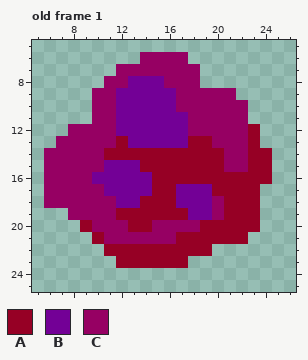
Two versions of one pixel-art file, Assets/Resources/Sprites/projectile_hellOrb.aseprite. That is the earlier state.
32x32 pixels, 1 frame. Shown: old frame 1: x 5..26, y 5..25. The commit also changed other frames, which this record leaves out.
Palette (. is transparent): A #960025  B #730096  C #960063
Pixels before, old frame 1, first column x 6:
 6 ........CCCC.......
 7 ......CCCCCCC......
 8 .....CCBBBCCC......
 9 ....CCBBBBBCCCCC...
10 ....CCBBBBBCCCCCC..
11 ....CCBBBBBBCCCCC..
12 ..CCCCBBBBBBCCCCCA.
13 .CCCCCABBBBBAACCCA.
14 CCCCCAAAAAAAAAACCAA
15 CCCCCBBBAAAAAAACCAA
16 CCCCBBBBBAAAAAAAAAA
17 CCCCCBBBBAABBBAAAA.
18 CCCCCCBBAAABBBCAAA.
19 ..CCCCAAAAAABBCAAA.
20 ...ACCCAACCCCAAAAA.
21 ....ACCCCCCAAAAAA..
22 .....AAAAAAAAA.....
23 ......AAAAAA.......
The result:
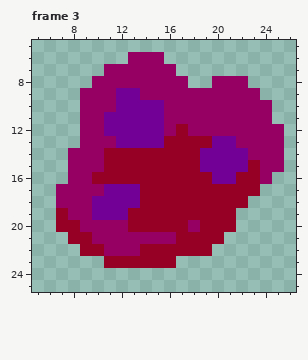
A new or re-ordered frame is compared with the old frame closest to it.
Changes in this commit:
frames 1 -> 3
Frame 3 is new; against old frame 1:
There is now colour A in row 19 at x 7; in row 20 at x 7 to 8; in row 21 at x 8 to 9; in row 22 at x 9 to 10; in row 23 at x 11.
The edit turns colour B into colour A in row 12 at x 17; in row 13 at x 16 to 17; in row 15 at x 11 to 13; in row 16 at x 10 to 14; in row 17 at x 14 and 17 to 19; in row 18 at x 17 to 19.
The edit turns colour B into colour A in row 19 at x 18 to 19.
The edit turns colour C into colour A in rows 18 to 19 at x 20; in row 20 at x 15 to 17.
The edit turns colour A into colour B in row 13 at x 12; in rows 14 to 15 at x 19 to 20; in row 16 at x 20 to 21; in row 19 at x 12.
The edit turns colour C into colour B in rows 11 to 12 at x 11; in row 13 at x 20 to 21; in rows 14 to 15 at x 21 to 22; in rows 18 to 19 at x 10 to 11.
There is now colour C in row 6 at x 13; in row 7 at x 11; in row 8 at x 10 and 20 to 22; in row 9 at x 9 and 22 to 23; in rows 10 to 11 at x 9 and 23 to 24; in rows 12 to 13 at x 24 to 25.
There is now colour C in rows 14 to 15 at x 25.
The edit turns colour A into colour C in rows 12 to 13 at x 23; in row 14 at x 23 to 24; in rows 15 to 16 at x 24; in row 20 at x 9; in row 21 at x 10; in row 22 at x 11 to 13.
The edit turns colour B into colour C in row 8 at x 13 to 15; in row 9 at x 14 to 16; in row 10 at x 16; in row 11 at x 16 to 17; in row 12 at x 16.
Colour A is removed in row 18 at x 23; in rows 19 to 20 at x 22 to 23; in row 21 at x 21 to 22; in row 23 at x 17.
Colour C is removed in row 6 at x 16 to 17; in row 7 at x 17 to 18; in row 8 at x 18; in row 12 at x 8; in row 13 at x 7 to 8; in rows 14 to 16 at x 6 to 7.
Colour C is removed in rows 17 to 18 at x 6.
Where, in picture pixels (left, top, right, bottom), the same in both pictures:
changed: (44, 52, 284, 268)
